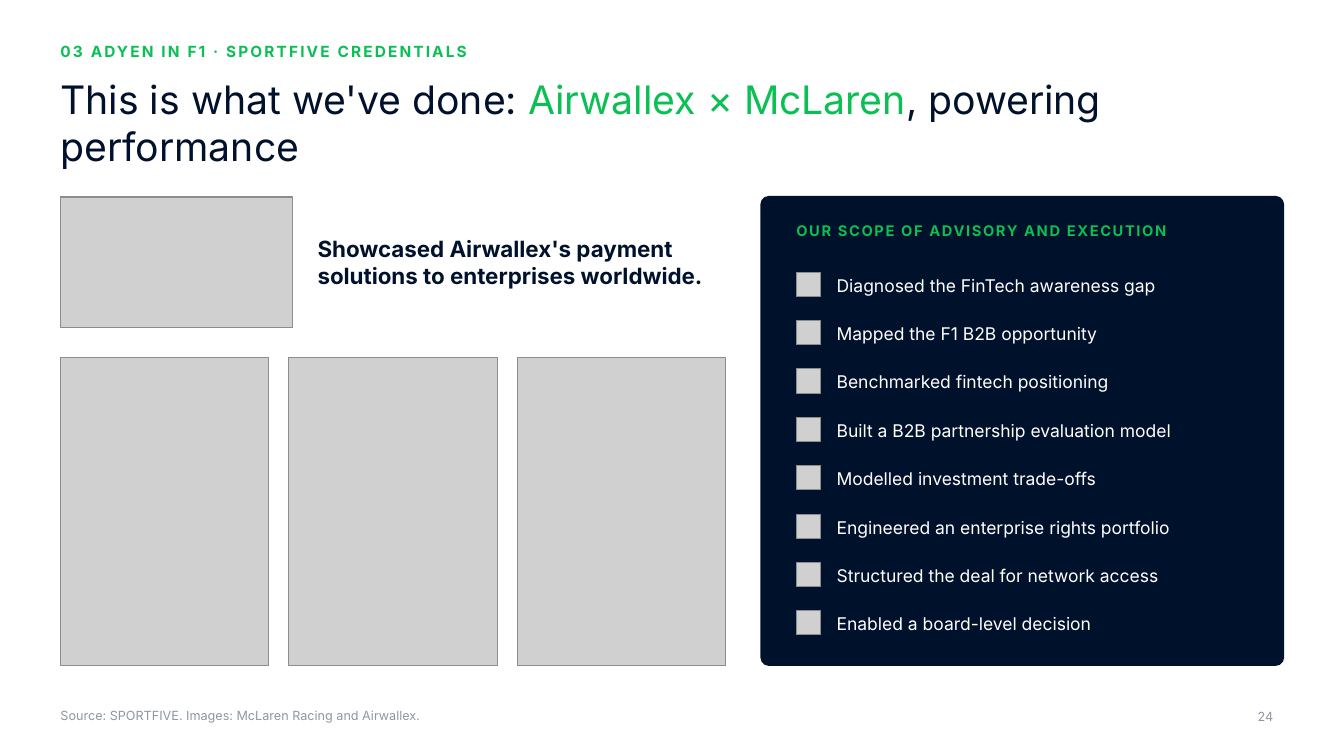
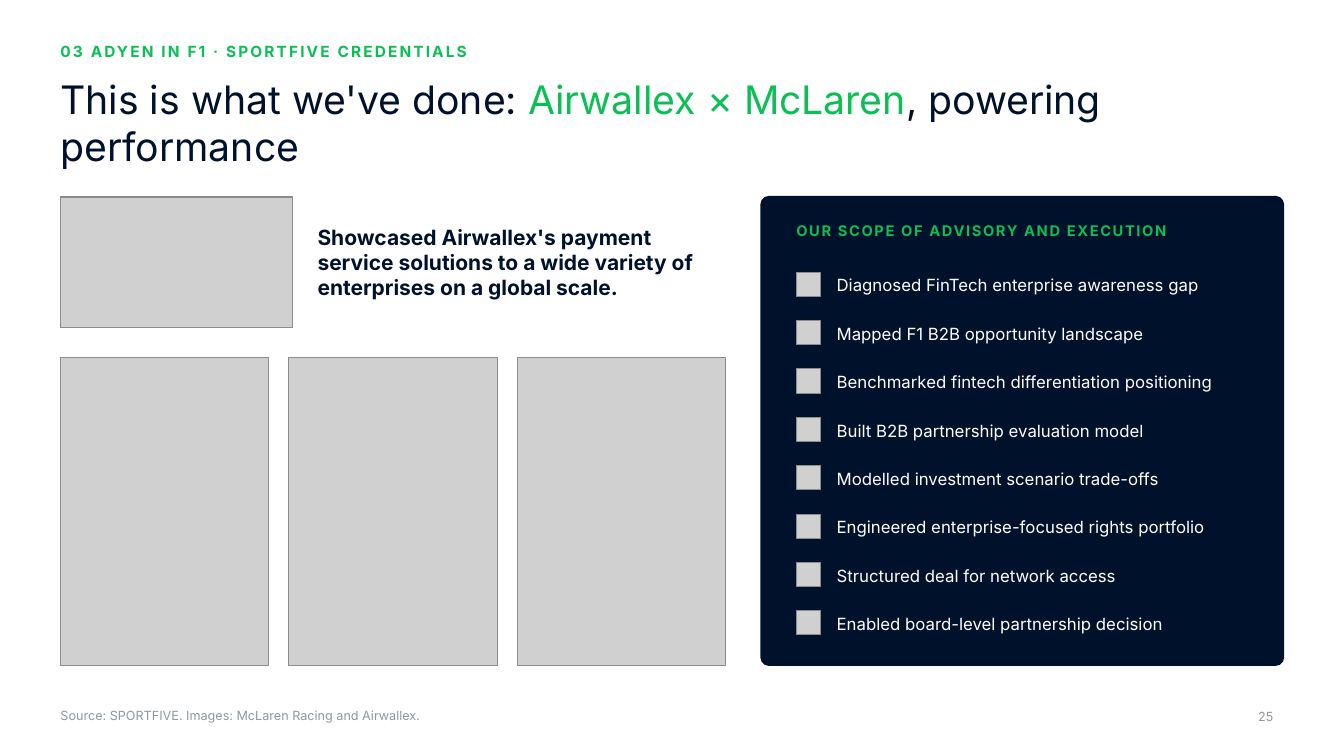
Before and after one commit to rahulgopalan42/rg42, a slide deck: slide 25 of adyen-f1-deck/Adyen x F1 - Chairman deck.pptx (slide 24 before the commit). Drawn at 1344x756 pixels with LibreOffice and Linux fonts; fonts in the diff are those of the drawing; grey boxes stand for pictures; background and template pictures are left out. Boxes give left, top, right and bottom in pixels: in the first picture for what was removed or moved away, otherwise in the second. Text is boxed around its words. In the diff, an @@ line names an element or a change of style, - is before the commit and + after.

```diff
--- a/adyen-f1-deck/Adyen x F1 - Chairman deck.pptx
+++ b/adyen-f1-deck/Adyen x F1 - Chairman deck.pptx
@@ text at bbox=[318, 229, 693, 300]: text changed; size 16 to 15 pt @@
-Showcased Airwallex's payment solutions to enterprises worldwide.
+Showcased Airwallex's payment service solutions to a wide variety of enterprises on a global scale.
@@ text at bbox=[837, 278, 1198, 295]: text changed; size 12.5 to 12 pt @@
-Diagnosed the FinTech awareness gap
+Diagnosed FinTech enterprise awareness gap
@@ text at bbox=[837, 327, 1143, 344]: text changed; size 12.5 to 12 pt @@
-Mapped the F1 B2B opportunity
+Mapped F1 B2B opportunity landscape
@@ text at bbox=[837, 375, 1212, 392]: text changed; size 12.5 to 12 pt @@
-Benchmarked fintech positioning
+Benchmarked fintech differentiation positioning
@@ text at bbox=[837, 424, 1144, 441]: text changed; size 12.5 to 12 pt @@
-Built a B2B partnership evaluation model
+Built B2B partnership evaluation model
@@ text at bbox=[837, 472, 1158, 486]: text changed; size 12.5 to 12 pt @@
-Modelled investment trade-offs
+Modelled investment scenario trade-offs
@@ text at bbox=[837, 520, 1204, 537]: text changed; size 12.5 to 12 pt @@
-Engineered an enterprise rights portfolio
+Engineered enterprise-focused rights portfolio
@@ text at bbox=[837, 569, 1116, 583]: text changed; size 12.5 to 12 pt @@
-Structured the deal for network access
+Structured deal for network access
@@ text at bbox=[837, 617, 1163, 634]: text changed; size 12.5 to 12 pt @@
-Enabled a board-level decision
+Enabled board-level partnership decision
@@ page number at bbox=[1258, 712, 1273, 721]: text changed @@
-24
+25
```
Also in this commit, not shown: 19 other slides changed, 1 slide added, 8 other files.
